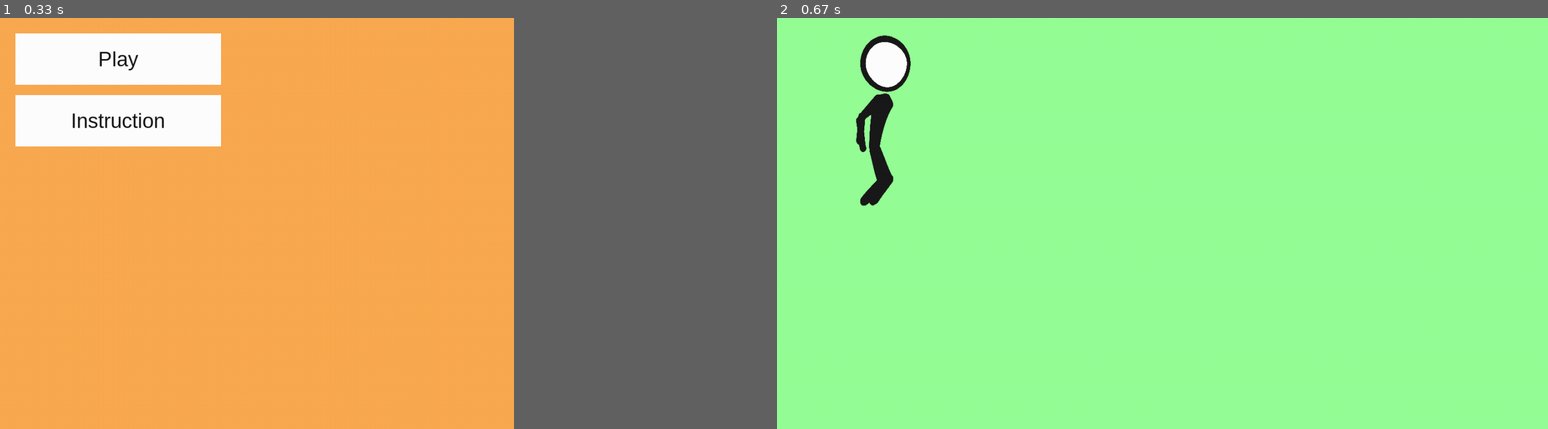
Above: before the commit, frames 1-2 (left to right).
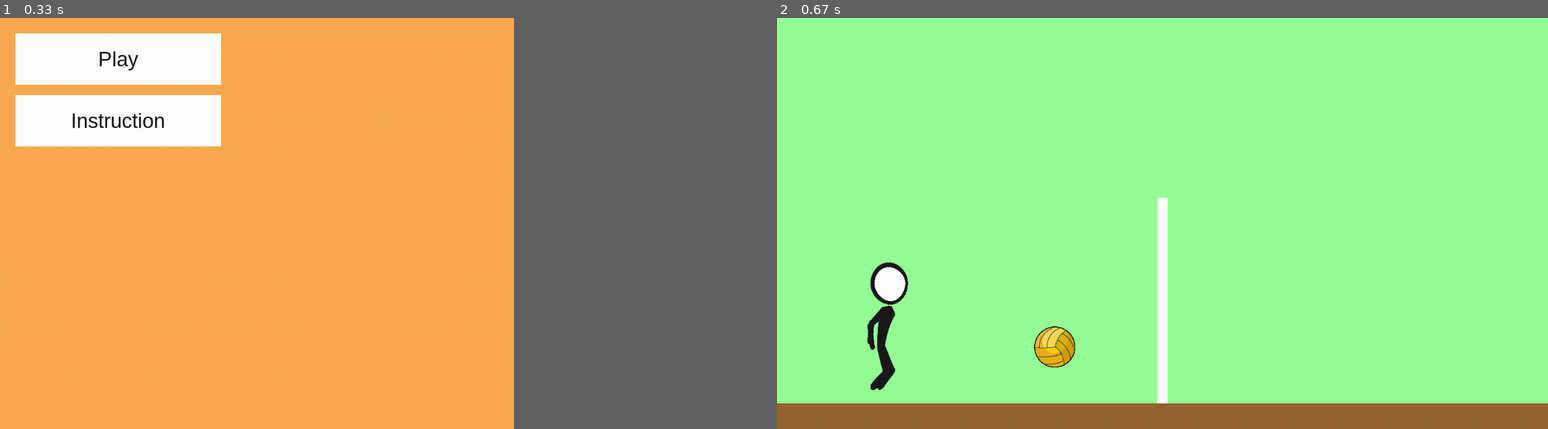
Above: after the commit, the same moments.

Repository: P0r0r0r0/ProjectPygame2
Game: pygame game, started from MainWindow.py
Same seed, same stepped clock (60 frames per second), same inputs: the game is played once before the commit and once after it.
Inputs (mouse positions are in pixels of both pictures, inside the frame that each line leads up to):
- Up to frame 1 (0.33 s): no input
- Up to frame 2 (0.67 s): click (892, 59) at 0.38 s

Frame 1 is identical in both runs. In frame 2, 9.6% of the frame differs, in the area x 0-100%, y 4-100%.

Commit message:
+ сетка

Diff:
--- a/Ball.py
+++ b/Ball.py
@@ -11,7 +11,7 @@
         super().__init__(group)
 
         self.image = load_image(self.File_name)
-        self.image = pygame.transform.scale(self.image, (400, 400))
+        self.image = pygame.transform.scale(self.image, (80, 80))
 
         self.rect = self.image.get_rect()
         self.rect.x = x_coord
--- a/Ground.py
+++ b/Ground.py
@@ -0,0 +1,14 @@
+import pygame
+
+
+class Ground(pygame.sprite.Sprite):  # спрайт земли
+
+    def __init__(self, group):
+        super().__init__(group)
+
+        self.image = pygame.Surface([1500, 50])
+        self.image.fill(pygame.Color(150, 100, 50))
+
+        self.rect = self.image.get_rect()
+        self.rect.x = 0
+        self.rect.y = 750
--- a/MainWindow.py
+++ b/MainWindow.py
@@ -5,6 +5,9 @@
 from PlayBut import PlayBut
 from GameBoard import Level
 from people import people_1
+from Ball import Ball
+from Ground import Ground
+from Net import Net
 
 if __name__ == '__main__':
     pygame.init()
@@ -17,7 +20,11 @@
     running = True
     group = pygame.sprite.Group()
     clock = pygame.time.Clock()
-    people_1(group, 0, 0)
+    people_1(group, 60, 450)
+    Ball(group, 500, 600)
+    Ground(group)
+    Net(group)
+
 
     PlayBut(30, 30, 400, 100, screen, objects, sp, 'Play', myFunction)
     PlayBut(30, 150, 400, 100, screen, objects, sp, 'Instruction', openInstruction)
--- /dev/null
+++ b/Net.py
@@ -0,0 +1,14 @@
+import pygame
+
+
+class Net(pygame.sprite.Sprite):  # спрайт сетки
+
+    def __init__(self, group):
+        super().__init__(group)
+
+        self.image = pygame.Surface([20, 400])
+        self.image.fill(pygame.Color(255, 255, 255))
+
+        self.rect = self.image.get_rect()
+        self.rect.x = 740
+        self.rect.y = 350
--- a/people.py
+++ b/people.py
@@ -11,7 +11,7 @@
         super().__init__(group)
 
         self.image = load_image(self.File_name)
-        self.image = pygame.transform.scale(self.image, (400, 400))
+        self.image = pygame.transform.scale(self.image, (300, 300))
 
         self.rect = self.image.get_rect()
         self.rect.x = x_coord
